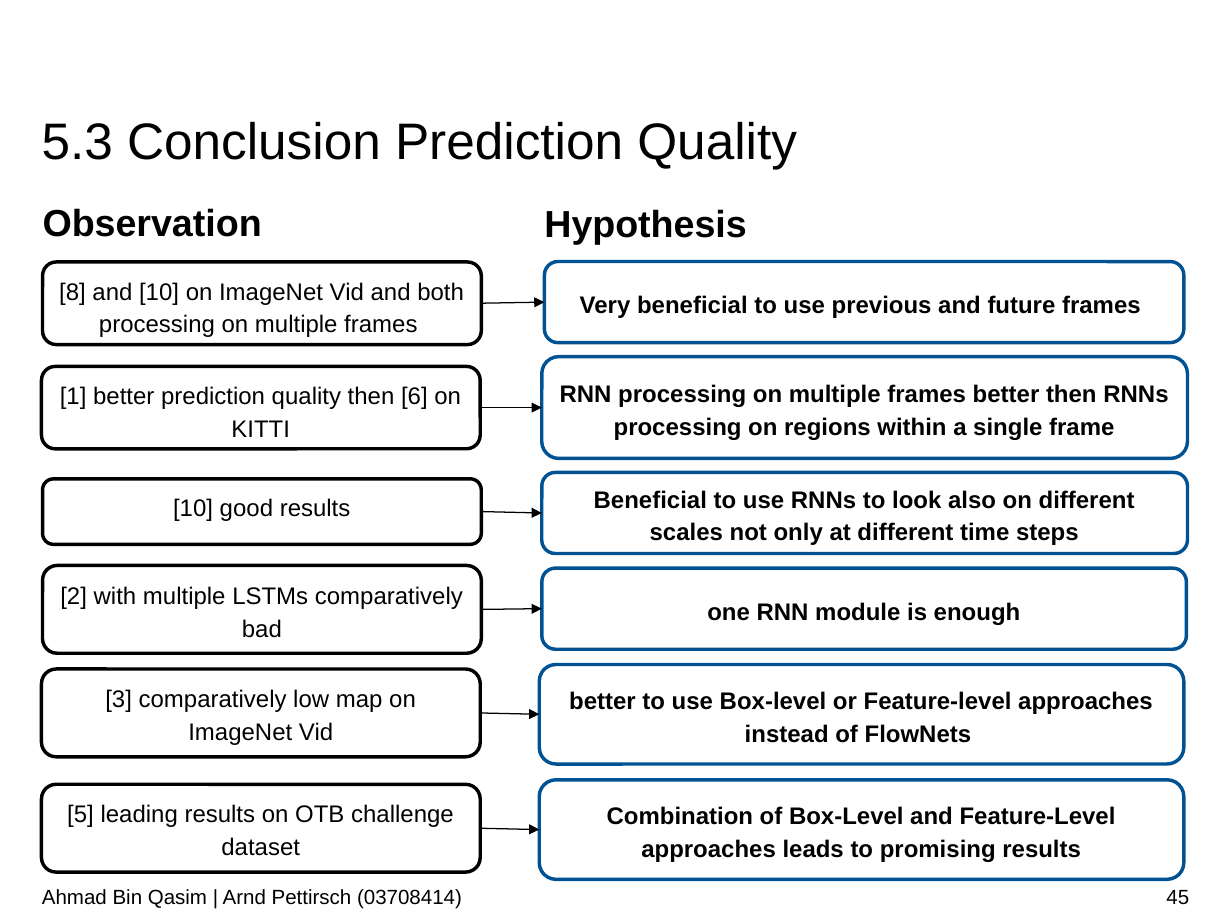
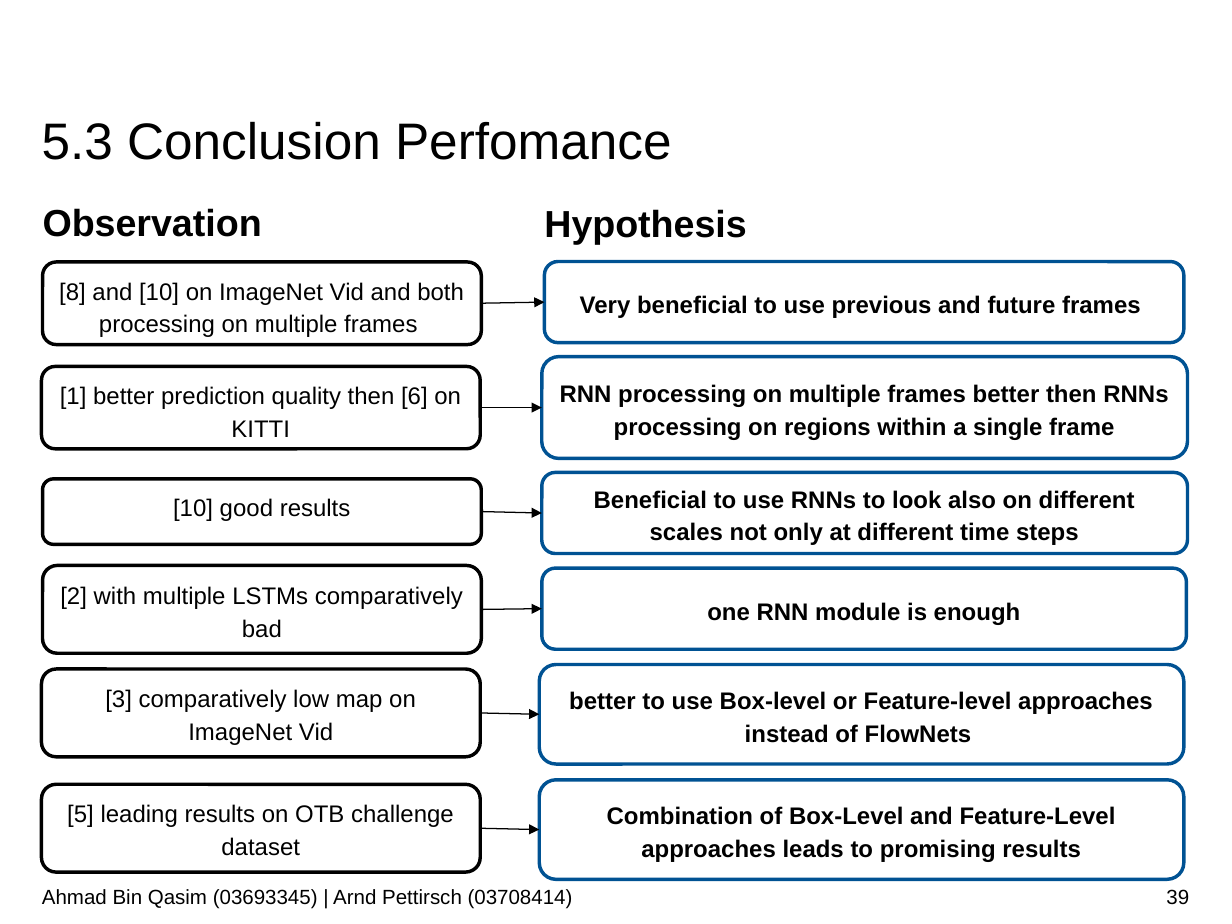
Before and after one commit to AhmadQasim/rnn-for-object-detection, a slide deck: slide 39 of Presentation/Recurrent_Neural_Networks_for_Object_Detection_Bin_Qasim_Pettirsch.pptx (slide 45 before the commit). Drawn at 1232x924 pixels with LibreOffice and Linux fonts; fonts in the diff are those of the drawing; background and template pictures are left out. Boxes give left, top, right and bottom in pixels: in the first picture for what was removed or moved away, otherwise in the second. Text is boxed around its words. In the diff, an @@ line names an element or a change of style, - is before the commit and + after.

```diff
--- a/Presentation/Recurrent_Neural_Networks_for_Object_Detection_Bin_Qasim_Pettirsch.pptx
+++ b/Presentation/Recurrent_Neural_Networks_for_Object_Detection_Bin_Qasim_Pettirsch.pptx
@@ title at [42, 121, 672, 160]: text changed @@
-5.3 Conclusion Prediction Quality
+5.3 Conclusion Perfomance
@@ text at [42, 889, 573, 909]: text changed @@
-Ahmad Bin Qasim | Arnd Pettirsch (03708414)
+Ahmad Bin Qasim (03693345) | Arnd Pettirsch (03708414)
@@ page number at [1166, 889, 1189, 905]: text changed @@
-45
+39
```
Also in this commit, not shown: 52 other slides changed, 2 slides added, 1 other file.
